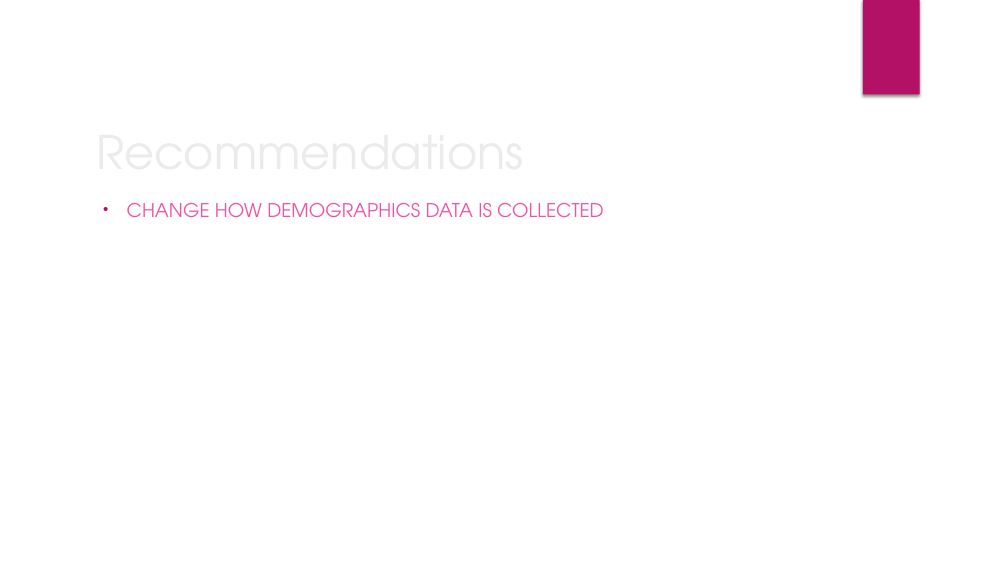
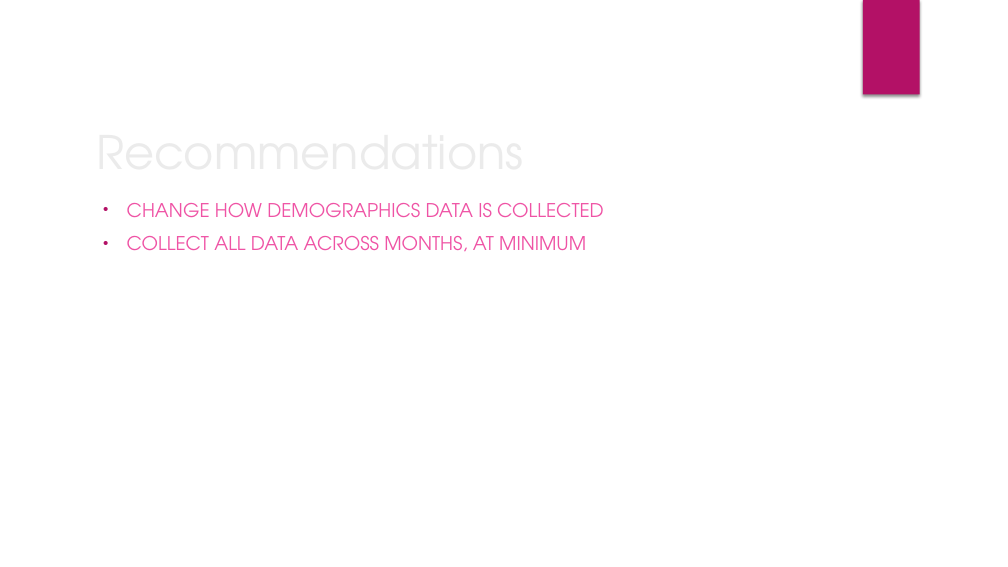
Before and after one commit to louiseshambrook/visit_scotland_final_project, a slide deck: slide 16 of presentation/visit_scotland_presentation.pptx. Drawn at 1008x567 pixels with LibreOffice and Linux fonts; fonts in the diff are those of the drawing; background and template pictures are left out. Boxes give left, top, right and bottom in pixels: in the first picture for what was removed or moved away, otherwise in the second. Text is boxed around its words. In the diff, an @@ line names an element or a change of style, - is before the commit and + after.

```diff
--- a/presentation/visit_scotland_presentation.pptx
+++ b/presentation/visit_scotland_presentation.pptx
@@ subtitle at (127, 236, 586, 252): paragraph added @@
+• COLLECT ALL DATA ACROSS MONTHS, AT MINIMUM
```
Also in this commit, not shown: 2 slides added, 2 slides removed, 3 other files.
